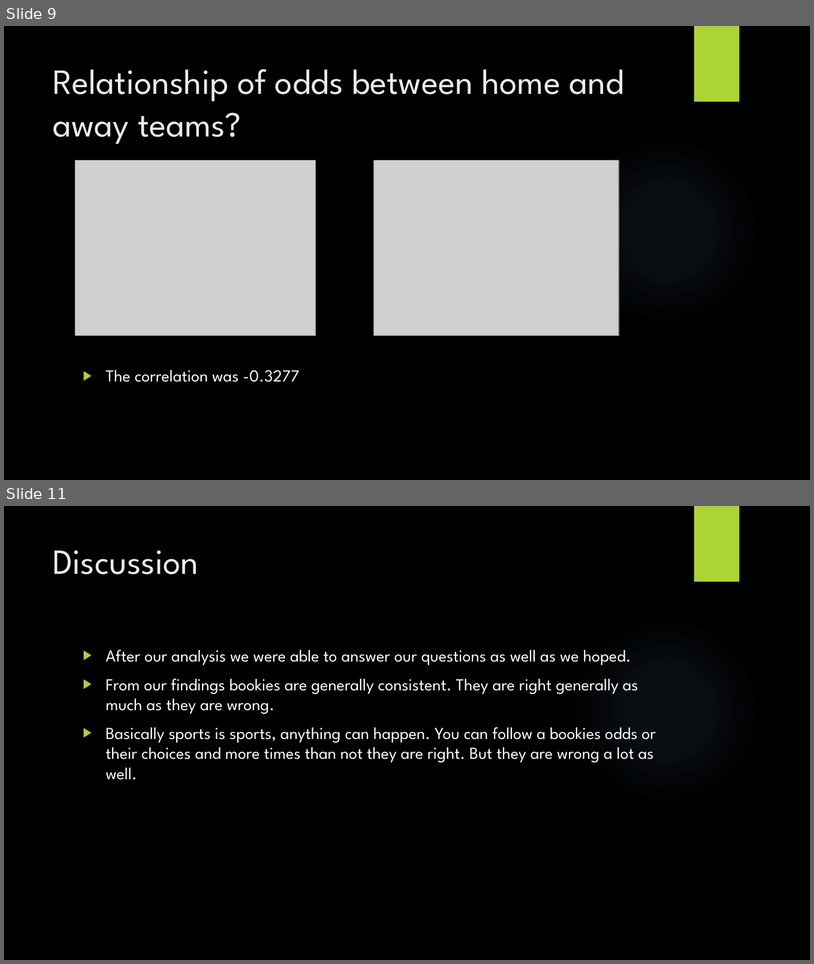
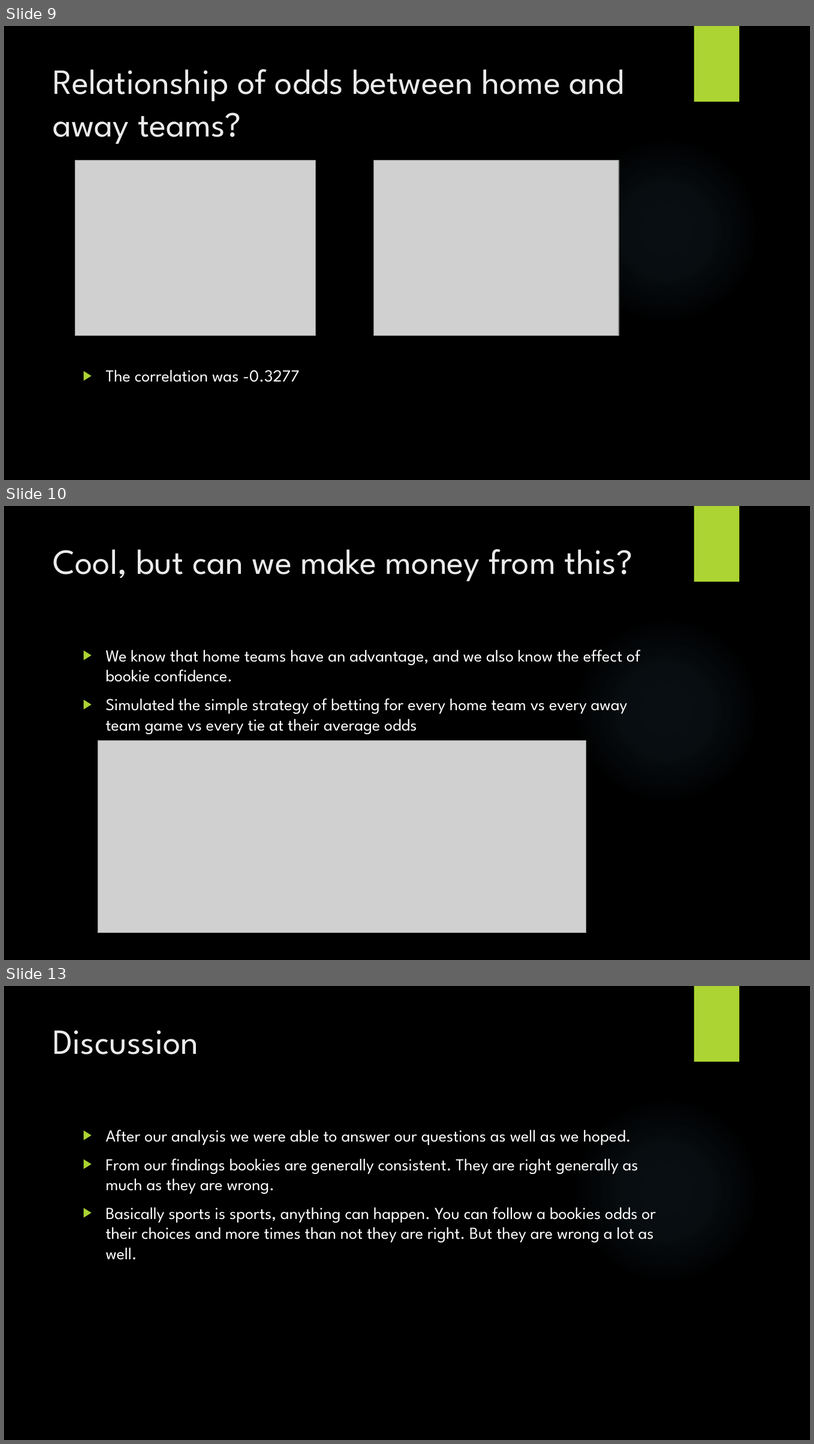
Before and after one commit to samerarbaji/project1, a slide deck: Cleansing/Project1/Sports Betting.pptx. Shown one above the other, each under a label of ours: slides 9 and 11 before the commit, slides 9, 10 and 13 after it; the slides between them are not shown. The pictures are 814x964 and 814x1444 pixels, drawn with LibreOffice and Linux fonts; fonts in the diff are those of the drawing; grey boxes stand for pictures; background and template pictures are left out. Boxes give left, top, right and bottom in pixels: in the first picture for what was removed or moved away, otherwise in the second. Text is boxed around its words. In the diff, an @@ line names an element or a change of style, - is before the commit and + after.

Commit message:
moving odds update

```diff
--- a/Cleansing/Project1/Sports Betting.pptx
+++ b/Cleansing/Project1/Sports Betting.pptx
@@ slide 10 added at (4, 506, 810, 960), background picture (left out); not listed: 2 template elements that a slide beside it also shows @@
@@ title added at (53, 549, 633, 582), 42 pt, text #EBEBEB @@
+Cool, but can we make money from this?
@@ text added at (106, 649, 641, 734), 20 pt, text #FFFFFF @@
+▶ We know that home teams have an advantage, and we also know the effect of bookie confidence.
+▶ Simulated the simple strategy of betting for every home team vs every away team game vs every tie at their average odds
@@ picture added at (98, 740, 587, 933) @@
@@ what was slide 11 is now slide 13 @@
```
Also in this commit, not shown: 2 other slides added, 1 slide removed, 1 other file.
